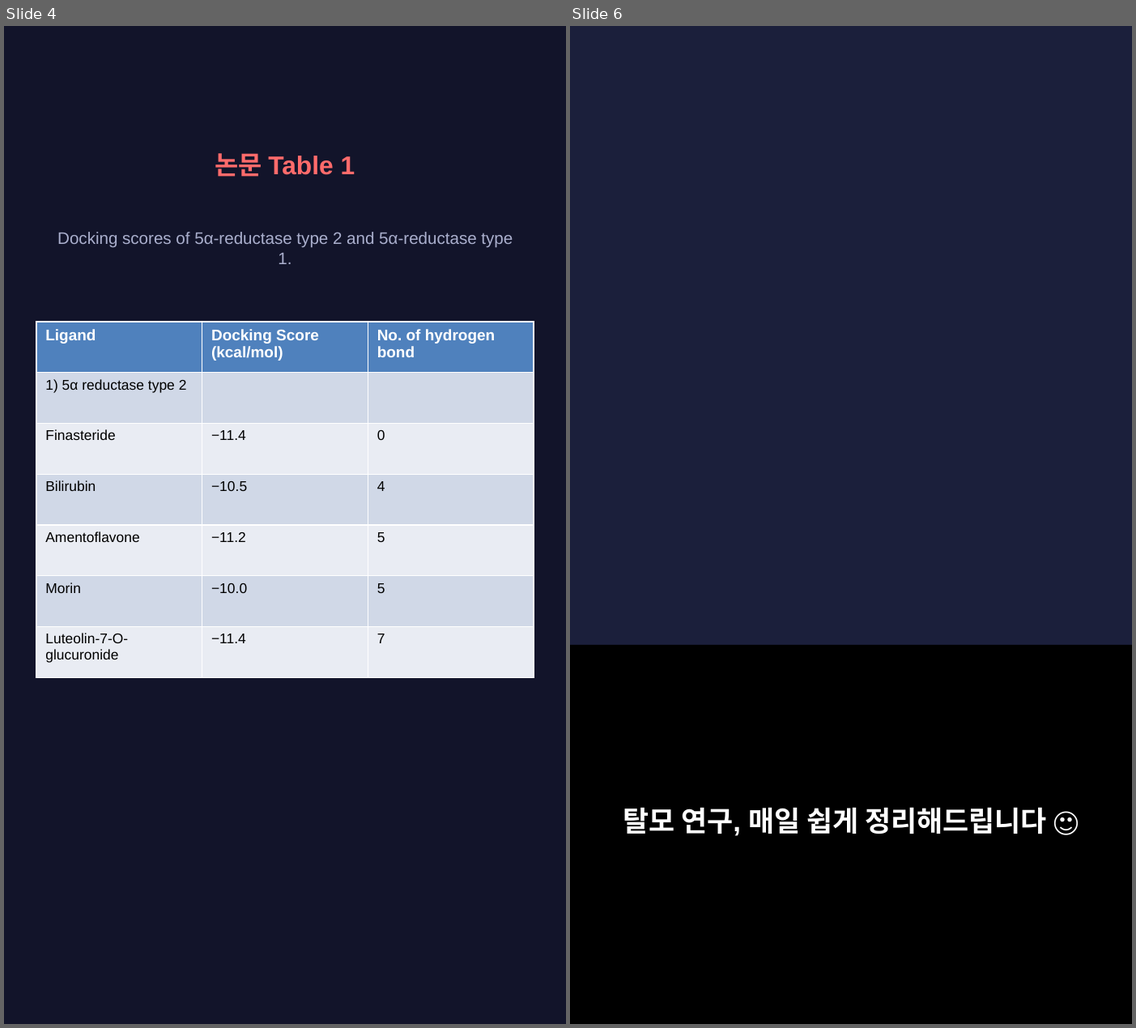
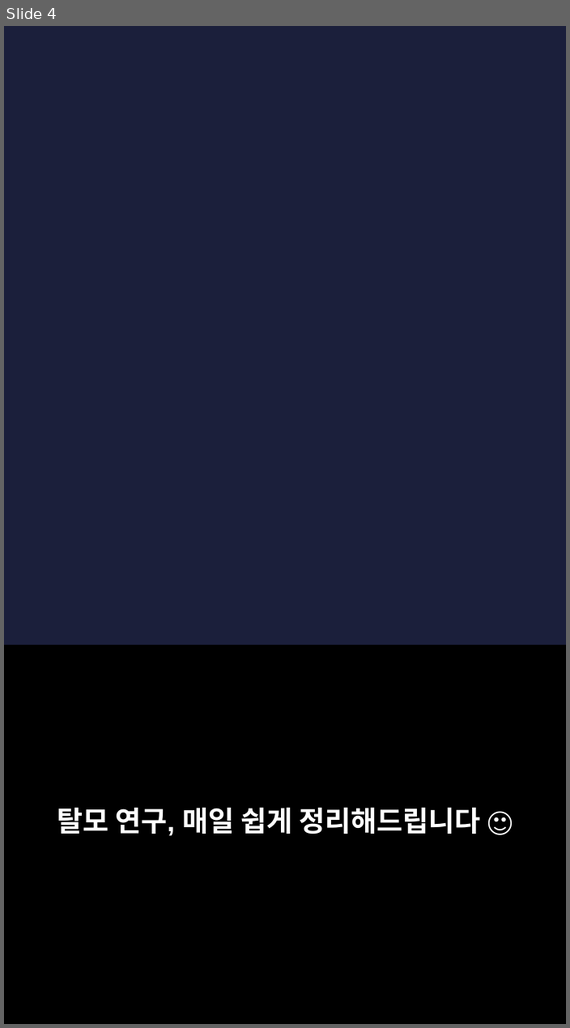
Before and after one commit to hyokang2010-BJ-ANTH/product-builder-test, a slide deck: pwa/data/latest/slides.pptx. Shown side by side, each under a label of ours: slides 4 and 6 before the commit, slide 4 after it; the slides between them are not shown. The pictures are 1136x1028 and 570x1028 pixels, drawn with LibreOffice and Linux fonts; fonts in the diff are those of the drawing; background and template pictures are left out. Boxes give left, top, right and bottom in pixels: in the first picture for what was removed or moved away, otherwise in the second. Text is boxed around its words. In the diff, an @@ line names an element or a change of style, - is before the commit and + after.

```diff
--- a/pwa/data/latest/slides.pptx
+++ b/pwa/data/latest/slides.pptx
@@ slide 4 removed at [4,26,566,1024], background #12142A @@
@@ text removed at [215,153,356,177] @@
-논문 Table 1
@@ text removed at [57,232,513,264] @@
-Docking scores of 5α-reductase type 2 and 5α-reductase type 1.
@@ table removed at [36,322,533,678], 7 rows, 3 columns @@
-Ligand | Docking Score (kcal/mol) | No. of hydrogen bond
-1) 5α reductase type 2 |  | 
-Finasteride | −11.4 | 0
-Bilirubin | −10.5 | 4
-Amentoflavone | −11.2 | 5
-Morin | −10.0 | 5
-Luteolin-7-O-glucuronide | −11.4 | 7
@@ what was slide 6 is now slide 4 @@
```
Also in this commit, not shown: 2 slides changed, 3 slides added, 6 other slides removed, 26 other files.
